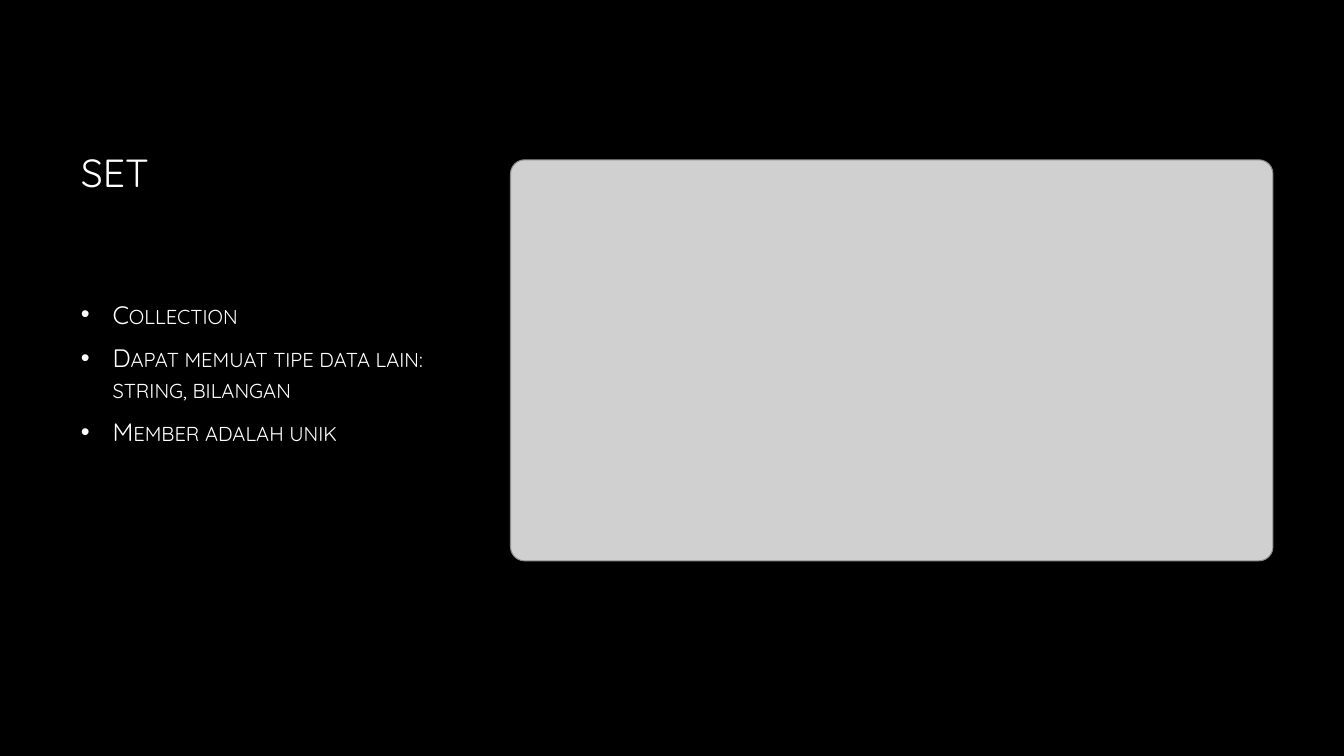
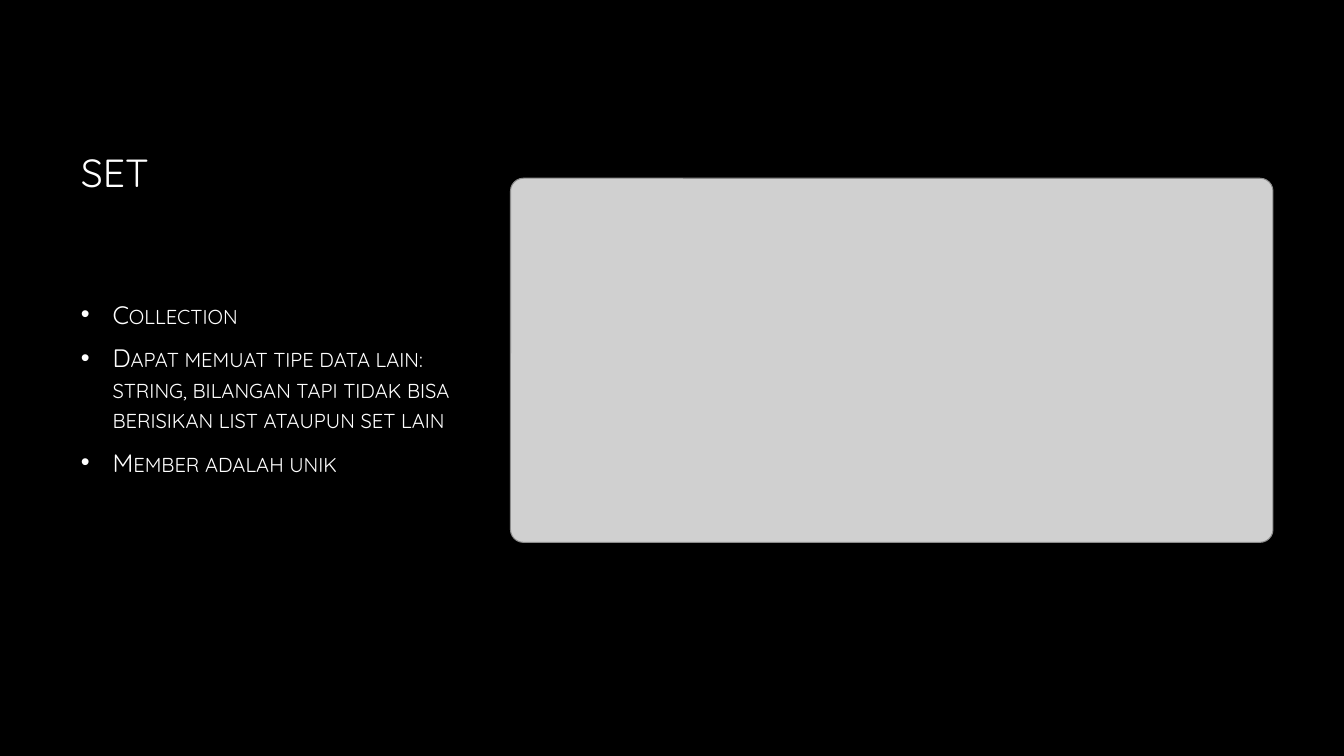
Before and after one commit to msiahaan/BelajarPython, a slide deck: slide 8 of slides/BelajarPython_02_Col_Loop.pptx. Drawn at 1344x756 pixels with LibreOffice and Linux fonts; fonts in the diff are those of the drawing; grey boxes stand for pictures; background and template pictures are left out. Boxes give left, top, right and bottom in pixels: in the first picture for what was removed or moved away, otherwise in the second. Text is boxed around its words. In the diff, an @@ line names an element or a change of style, - is before the commit and + after.

```diff
--- a/slides/BelajarPython_02_Col_Loop.pptx
+++ b/slides/BelajarPython_02_Col_Loop.pptx
@@ picture: place and size @@
-picture at [510,160,1272,562]
+picture at [510,178,1272,542]
@@ text at [113,353,450,429]: text changed @@
-• Dapat memuat tipe data lain: string, bilangan
+• Dapat memuat tipe data lain: string, bilangan tapi tidak bisa berisikan list ataupun set lain
```
Also in this commit, not shown: 4 other slides changed, 5 other files.
